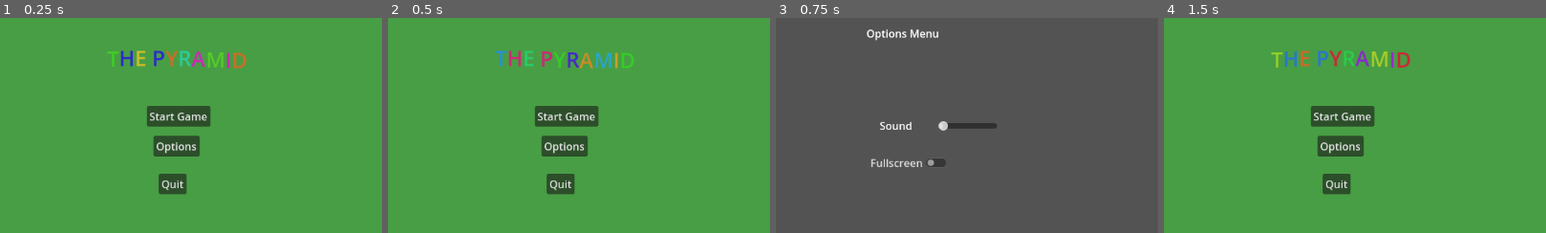
Above: before the commit, frames 1-4 (left to right).
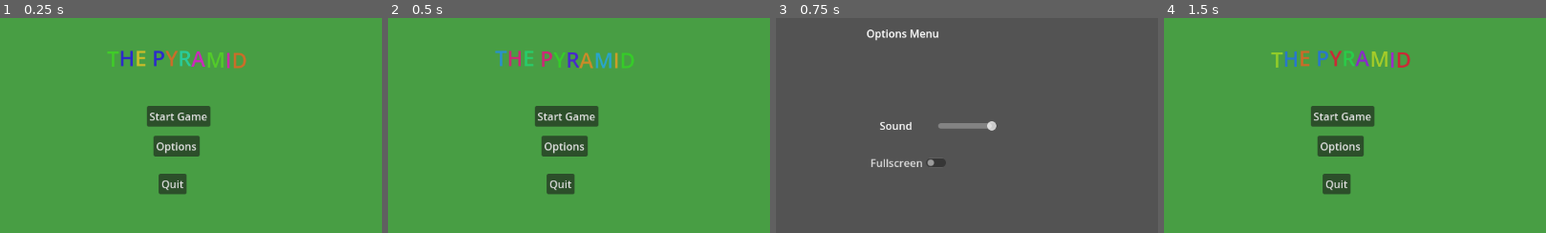
Above: after the commit, the same moments.

Repository: monochromia/PyramidGodot
Game: Godot game, scene res://Main Menu.tscn
Same seed, same stepped clock (60 frames per second), same inputs: the game is played once before the commit and once after it.
Inputs:
- Up to frame 1 (0.25 s): no input
- Up to frame 2 (0.5 s): no input
- Up to frame 3 (0.75 s): click "Options" at 0.5 s
- Up to frame 4 (1.5 s): click "Save" at 1.25 s
The pictures show only the part of the screen within x 26-76%, y 13-63%; the shares and areas given below are measured in that part.

Frames 1-2 are identical in both runs. In frame 3, 0.5% of the frame differs, in the area x 42-58%, y 48-53%; in frame 4, nothing differs.

Commit message:
functional volume slider and fullscreen toggle

Diff:
--- a/Main Menu.gd
+++ b/Main Menu.gd
@@ -1,9 +1,22 @@
 extends Node2D
 
+var fullscreen: bool = false
+
+const SAVE_PATH = "user://settings.ini"
 
 # Called when the node enters the scene tree for the first time.
 func _ready():
-	pass # Replace with function body.
+	var config := ConfigFile.new()
+
+	config.load(SAVE_PATH)
+
+	if  config.get_value("settings", "fullscreen"):
+		fullscreen = config.get_value("settings", "fullscreen")
+
+	if fullscreen:
+		get_window().set_mode(Window.MODE_FULLSCREEN)
+	else:
+		get_window().set_mode(Window.MODE_WINDOWED)
 
 
 # Called every frame. 'delta' is the elapsed time since the previous frame.
--- a/Options Menu.gd
+++ b/Options Menu.gd
@@ -1,9 +1,25 @@
 extends Node2D
+
+var volume: float = 0
+var fullscreen: bool = false
+
+const SAVE_PATH = "user://settings.ini"
 
 
 # Called when the node enters the scene tree for the first time.
 func _ready():
-	pass # Replace with function body.
+	var config := ConfigFile.new()
+
+	config.load(SAVE_PATH)
+
+	if config.get_value("settings", "volume"):
+		volume = config.get_value("settings", "volume")
+
+	if  config.get_value("settings", "fullscreen"):
+		fullscreen = config.get_value("settings", "fullscreen")
+
+	$VolumeSlider.set_value_no_signal(2 * (volume + 50))
+	$FullscreenToggle.set_pressed_no_signal(fullscreen)
 
 
 # Called every frame. 'delta' is the elapsed time since the previous frame.
@@ -12,9 +28,32 @@
 
 
 func _on_save_button_pressed():
-	# TODO: Save data
+	var config := ConfigFile.new()
+
+	config.load(SAVE_PATH)
+
+	config.set_value("settings", "volume", volume)
+	config.set_value("settings", "fullscreen", fullscreen)
+
+	config.save(SAVE_PATH)
+
 	_on_cancel_button_pressed()
 
 
 func _on_cancel_button_pressed():
 	get_tree().change_scene_to_file("res://Main Menu.tscn")
+
+
+func _on_volume_slider_update(value: float):
+	volume = 0 - (100 - value) / 2
+	$AudioStreamPlayer.volume_db = volume
+	$AudioStreamPlayer.play()
+
+
+func _on_fullscreen_toggle_update(fullscreen_active: bool):
+	fullscreen = fullscreen_active
+
+	if fullscreen:
+		get_window().set_mode(Window.MODE_FULLSCREEN)
+	else:
+		get_window().set_mode(Window.MODE_WINDOWED)
--- a/Options Menu.tscn
+++ b/Options Menu.tscn
@@ -1,6 +1,7 @@
-[gd_scene load_steps=2 format=3 uid="uid://e1do5koqqnuc"]
+[gd_scene load_steps=3 format=3 uid="uid://e1do5koqqnuc"]
 
 [ext_resource type="Script" path="res://Options Menu.gd" id="1_qvm20"]
+[ext_resource type="AudioStream" uid="uid://b7gofvgctvkaw" path="res://sounds/Menu_Sounds_V2_Minimalistic_HOVER.wav" id="2_2q1tr"]
 
 [node name="options_menu_scene_head" type="Node2D"]
 script = ExtResource("1_qvm20")
@@ -10,7 +11,36 @@
 offset_bottom = 643.0
 color = Color(0.341176, 0.341176, 0.341176, 0.615686)
 
-[node name="Fullscreen Button" type="CheckButton" parent="."]
+[node name="Options Menu Title" type="RichTextLabel" parent="."]
+offset_left = 380.0
+offset_top = 98.0
+offset_right = 596.0
+offset_bottom = 121.0
+bbcode_enabled = true
+text = "[center]Options Menu[/center]"
+fit_content = true
+
+[node name="VolumeSlider" type="HSlider" parent="."]
+offset_left = 541.0
+offset_top = 231.0
+offset_right = 630.0
+offset_bottom = 268.0
+value = 100.0
+
+[node name="RichTextLabel" type="RichTextLabel" parent="."]
+offset_left = 437.0
+offset_top = 237.0
+offset_right = 519.0
+offset_bottom = 260.0
+bbcode_enabled = true
+text = "[center]Sound[/center]"
+fit_content = true
+
+[node name="AudioStreamPlayer" type="AudioStreamPlayer" parent="."]
+stream = ExtResource("2_2q1tr")
+pitch_scale = 0.63
+
+[node name="FullscreenToggle" type="CheckButton" parent="."]
 offset_left = 433.0
 offset_top = 289.0
 offset_right = 560.0
@@ -31,29 +61,7 @@
 offset_bottom = 524.0
 text = "Cancel"
 
-[node name="Options Menu Title" type="RichTextLabel" parent="."]
-offset_left = 380.0
-offset_top = 98.0
-offset_right = 596.0
-offset_bottom = 121.0
-bbcode_enabled = true
-text = "[center]Options Menu[/center]"
-fit_content = true
-
-[node name="Audio Bus Slider" type="HSlider" parent="."]
-offset_left = 541.0
-offset_top = 231.0
-offset_right = 630.0
-offset_bottom = 268.0
-
-[node name="RichTextLabel" type="RichTextLabel" parent="."]
-offset_left = 437.0
-offset_top = 237.0
-offset_right = 519.0
-offset_bottom = 260.0
-bbcode_enabled = true
-text = "[center]Sound[/center]"
-fit_content = true
-
+[connection signal="value_changed" from="VolumeSlider" to="." method="_on_volume_slider_update"]
+[connection signal="toggled" from="FullscreenToggle" to="." method="_on_fullscreen_toggle_update"]
 [connection signal="pressed" from="SaveButton" to="." method="_on_save_button_pressed"]
 [connection signal="pressed" from="CancelButton" to="." method="_on_cancel_button_pressed"]
Not shown, added: sounds/License.txt
Not shown, added: sounds/Menu_Sounds_V2_Minimalistic_BACKWARD.wav.import
Not shown, added: sounds/Menu_Sounds_V2_Minimalistic_ERROR.wav.import
Not shown, added: sounds/Menu_Sounds_V2_Minimalistic_FORWARD.wav.import
Not shown, added: sounds/Menu_Sounds_V2_Minimalistic_HOVER.wav.import
Not shown, added: sounds/Menu_Sounds_V2_Minimalistic_LOAD_SAVEFILE.wav.import
Not shown, added: sounds/Menu_Sounds_V2_Minimalistic_PAUSE.wav.import
Not shown, added: sounds/Menu_Sounds_V2_Minimalistic_SAVE_SAVEFILE.wav.import
Not shown, added: sounds/Menu_Sounds_V2_Minimalistic_UNPAUSE.wav.import
Not shown, added: sounds/Menu_Sounds_V2_Minimalistic_BACKWARD.wav
Not shown, added: sounds/Menu_Sounds_V2_Minimalistic_ERROR.wav
Not shown, added: sounds/Menu_Sounds_V2_Minimalistic_FORWARD.wav
(and 5 more such lines)
